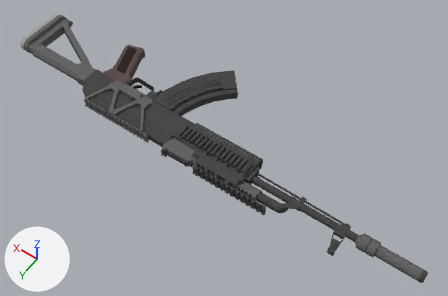
Before and after pictures for a commit that changed the Blender file Assets/AK47.blend.
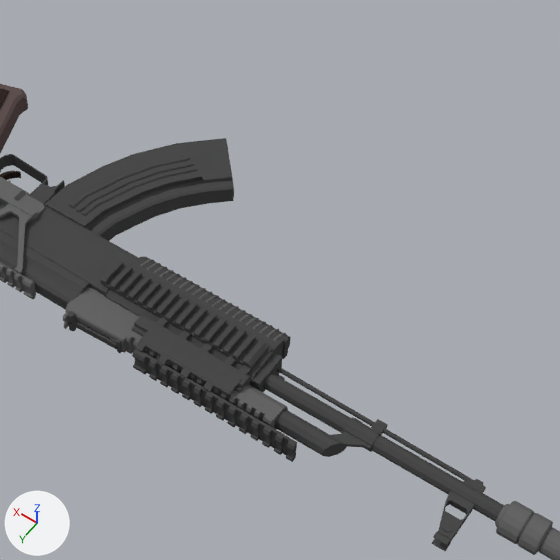
Each version appears first whole from a 50 mm lens placed at (-6.86, 7.52, 11.34), pointed at (-1.52, 0.04, -0.41), and next in a close-up on the part from 30% to 86% of the width and 3% to 88% of the height. Lighting does not change. The marker at lower left points along +X, +Y and +Z.

The first close-up shows '30-Round Mag (Old)', 'AK47', 'Front Rail Gas Tube 1', 'Front Rail Quad', 'Metal Handguard Bottom 1', 'Side Rail 1', 'Stock Handle', 'Suppressor'.
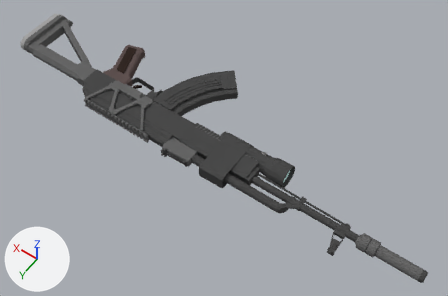
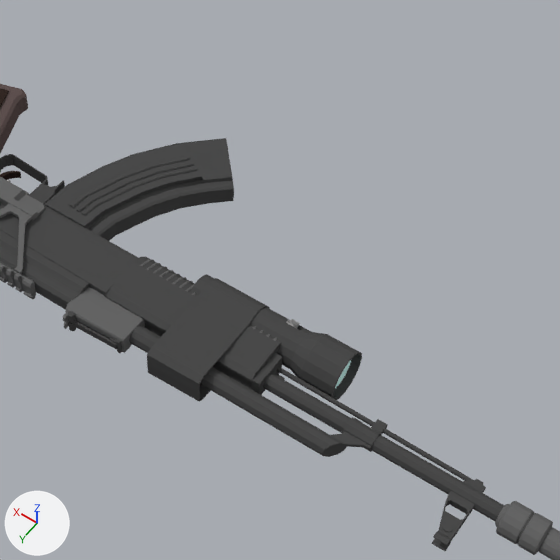
Diff of the bpy script that builds the scene:
```diff
--- a/Assets/AK47.blend.py
+++ b/Assets/AK47.blend.py
@@ me_cylinder_002 @@
 me_cylinder_002.from_pydata(...)  # 288 vertices, 252 faces; spans x -1.2..1.2, y -1.2..4.4, z -14.9..2.1
 # used by ob_makeshift_flashlight; location = (-1.74, 0.14, 0.0); rotation_euler = (0.0, 1.571, 0.0), in degrees (0, 90, 0); scale = (0.239, 0.239, 0.108)
+# me_cylinder_002 part 1: 34 of the faces centred in x -1.0..1.0, y -1.0..4.3, z -1.9..1.0 switch from mat_tape (grey #b8b8b8) to mat_metal (dark grey #4b4b4b)
+# me_cylinder_002 part 2: 11 of the faces centred in x -0.9..0.9, y -0.4..4.3, z -4.8 switch from mat_tape (grey #b8b8b8) to mat_metal (dark grey #4b4b4b)
 me_cylinder_002.materials.append(mat_lens)
@@ ob_makeshift_flashlight @@
 ob_makeshift_flashlight.scale = (0.239, 0.239, 0.108)
-ob_makeshift_flashlight.hide_set(True)
@@ ob_front_rail_quad @@
 ob_front_rail_quad.scale = (0.144, 0.144, 0.0286)
+ob_front_rail_quad.hide_set(True)
@@ ob_front_rail_gas_tube_1 @@
 ob_front_rail_gas_tube_1.scale = (-0.135, -0.135, -0.782)
+ob_front_rail_gas_tube_1.hide_set(True)
```

Boxes (x1, y1, x2, y2) around the edits, measured in the close-ups (560 x 560 px):
'Makeshift Flashlight', shown: after (147, 274, 362, 401)
'Front Rail Quad', hidden: before (101, 260, 297, 462)
'Front Rail Gas Tube 1', hidden: before (126, 315, 288, 430)
part 1 of me_cylinder_002, recoloured: after (147, 278, 267, 401)
part 2 of me_cylinder_002, recoloured: after (199, 306, 270, 401)
